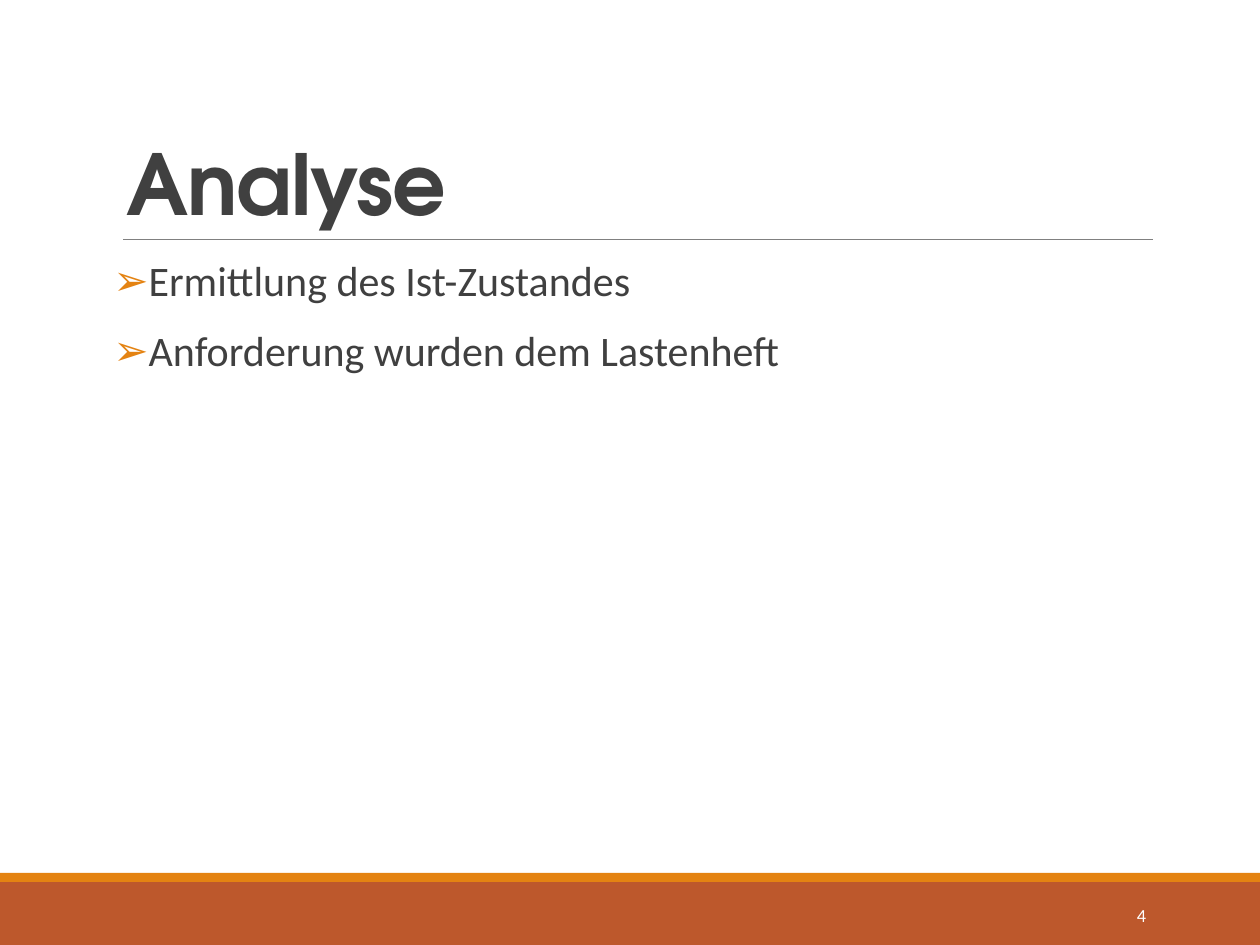
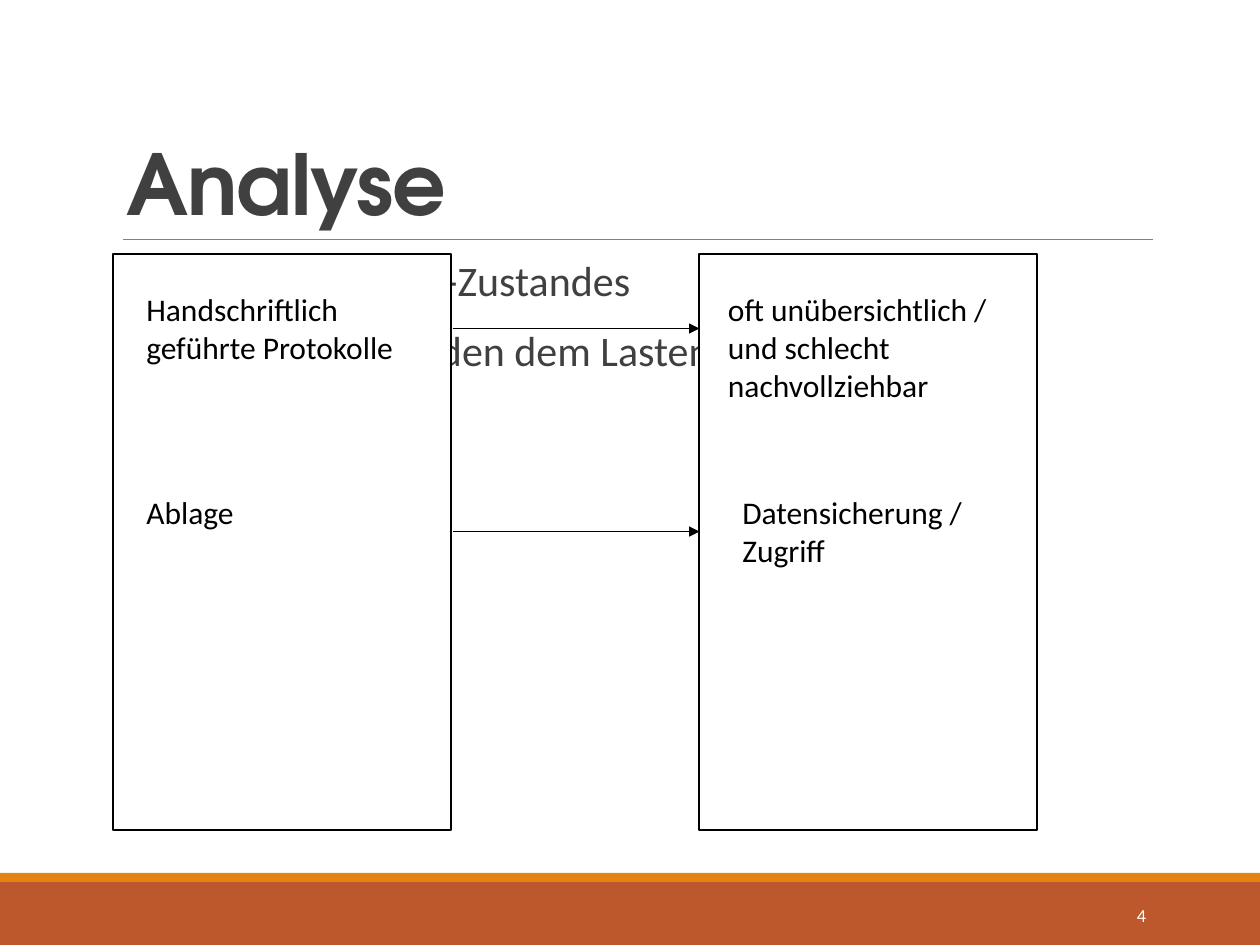
Before and after one commit to Dusty0071/OberstufenProjekt, a slide deck: slide 4 of Präsentation/FIA63-Gruppe#3-PRAES.pptx. Drawn at 1260x945 pixels with LibreOffice and Linux fonts; fonts in the diff are those of the drawing. Boxes give left, top, right and bottom in pixels: in the first picture for what was removed or moved away, otherwise in the second. Text is boxed around its words. In the diff, an @@ line names an element or a change of style, - is before the commit and + after.

```diff
--- a/Präsentation/FIA63-Gruppe#3-PRAES.pptx
+++ b/Präsentation/FIA63-Gruppe#3-PRAES.pptx
@@ rectangle added at <box>113,255,451,830</box>, fill #FFFFFF, outline #000000 1.25 pt @@
@@ rectangle added at <box>699,255,1037,830</box>, fill #FFFFFF, outline #000000 1.25 pt @@
@@ text added at <box>146,299,338,365</box>, 18 pt, text #000000 @@
+Handschriftlich geführte Protokolle
@@ text added at <box>728,299,967,398</box>, 18 pt, text #000000 @@
+oft unübersichtlich / und schlecht nachvollziehbar
@@ arrow added from (452, 329) to (699, 329), #000000 1 pt @@
@@ text added at <box>146,502,233,530</box>, 18 pt, text #000000 @@
+Ablage
@@ text added at <box>742,502,942,568</box>, 18 pt, text #000000 @@
+Datensicherung / Zugriff
@@ arrow added from (452, 532) to (699, 532), #000000 1 pt @@
```
Also in this commit, not shown: 7 other slides changed, 1 slide added, 3 slides removed.
